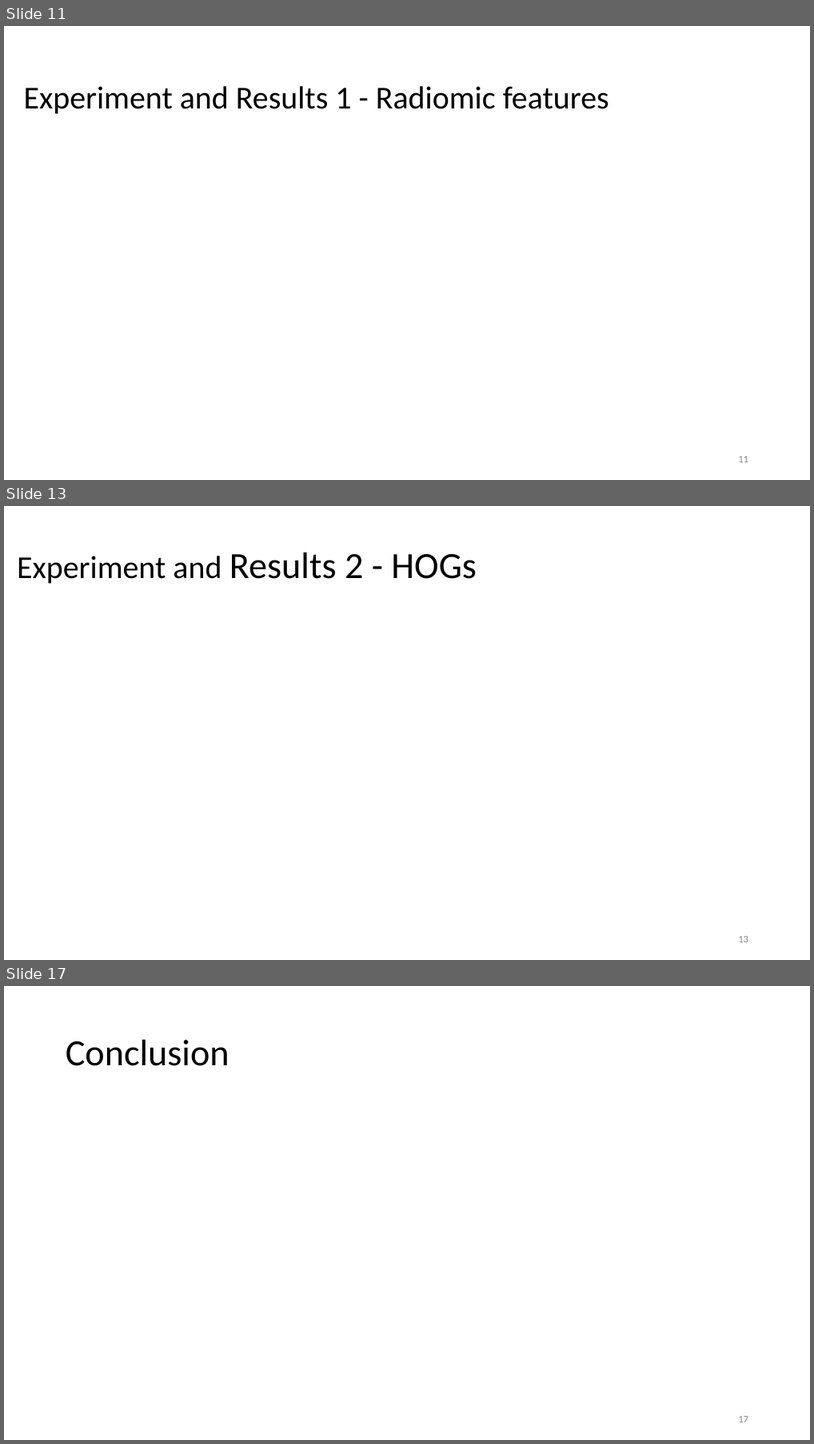
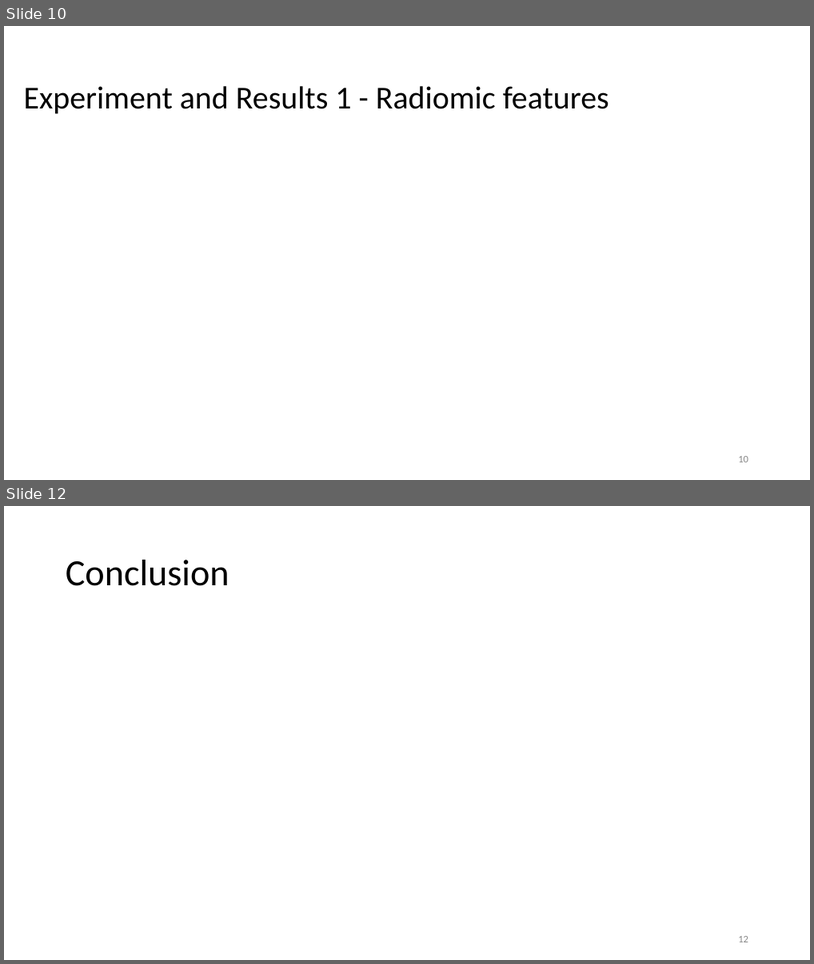
Before and after one commit to zejunyan/mialab, a slide deck: .github/workflows/Group 6 mialab-presentation.pptx. Shown one above the other, each under a label of ours: slides 11, 13 and 17 before the commit, slides 10 and 12 after it; the slides between them are not shown. The pictures are 814x1444 and 814x964 pixels, drawn with LibreOffice and Linux fonts; fonts in the diff are those of the drawing; background and template pictures are left out. Boxes give left, top, right and bottom in pixels: in the first picture for what was removed or moved away, otherwise in the second. Text is boxed around its words. In the diff, an @@ line names an element or a change of style, - is before the commit and + after.

```diff
--- a/.github/workflows/Group 6 mialab-presentation.pptx
+++ b/.github/workflows/Group 6 mialab-presentation.pptx
@@ slide 13 removed at <box>4,506,810,960</box>, background #FFFFFF @@
@@ title removed at <box>17,552,477,584</box> @@
-Experiment and Results 2 - HOGs
@@ page number removed at <box>738,936,749,942</box> @@
-13
@@ what was slide 11 is now slide 10 @@
@@ page number at <box>738,456,749,462</box>: text changed @@
-11
+10
@@ what was slide 17 is now slide 12 @@
@@ page number at <box>738,936,749,942</box>: text changed @@
-17
+12
```
Also in this commit, not shown: 4 slides changed, 4 other slides removed.
